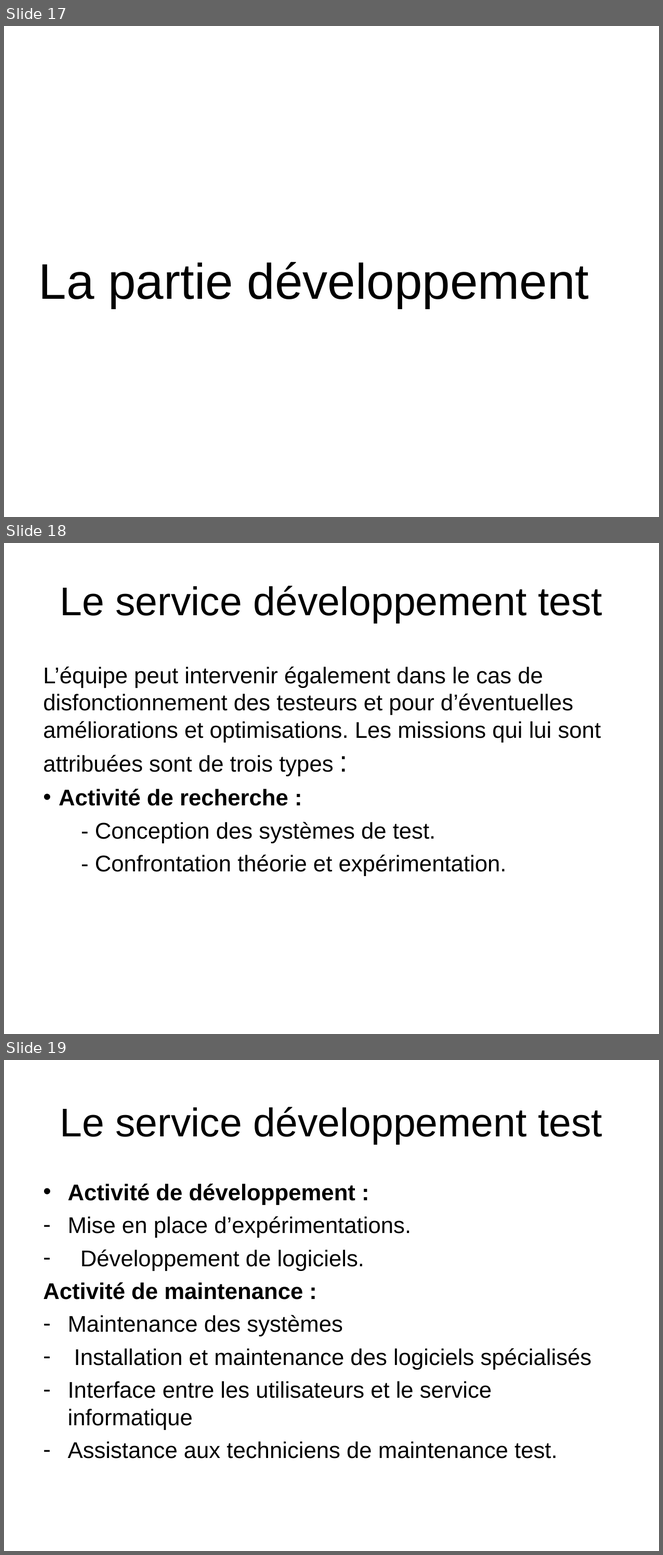
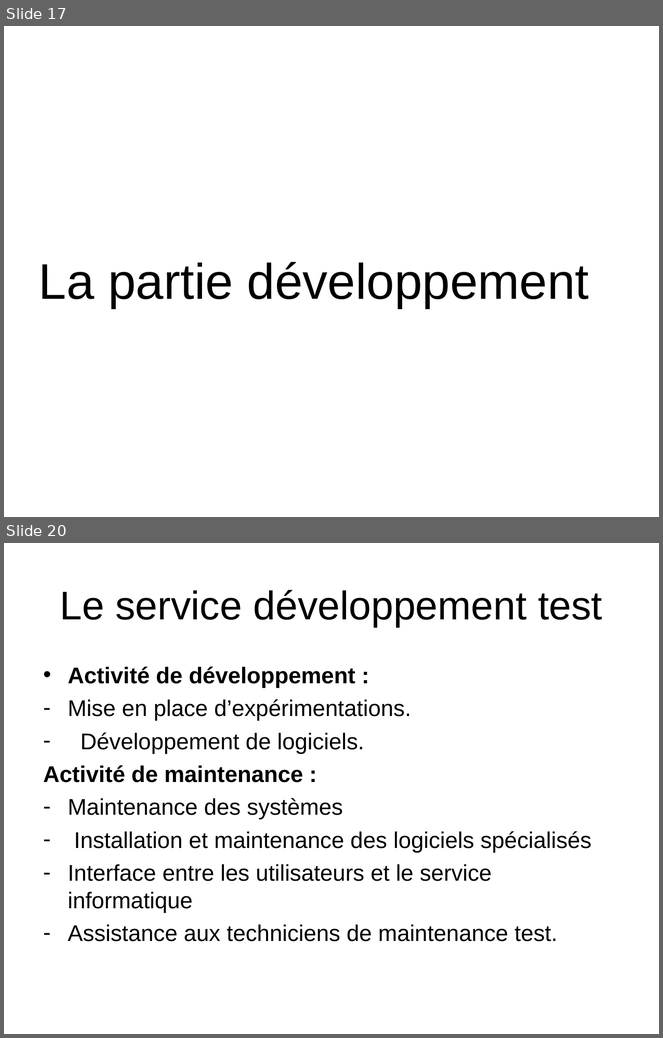
Before and after one commit to HabibAroua/Criminel_dep, a slide deck: documentation/presentation/P1/2734.ppt. Shown one above the other, each under a label of ours: slides 17, 18 and 19 before the commit, slides 17 and 20 after it; the slides between them are not shown. The pictures are 663x1555 and 663x1038 pixels, drawn with LibreOffice and Linux fonts; fonts in the diff are those of the drawing; background and template pictures are left out. Boxes give left, top, right and bottom in pixels: in the first picture for what was removed or moved away, otherwise in the second. Text is boxed around its words. In the diff, an @@ line names an element or a change of style, - is before the commit and + after.

```diff
--- a/documentation/presentation/P1/2734.ppt
+++ b/documentation/presentation/P1/2734.ppt
@@ slide 18 removed at [4,543,659,1034], background picture (left out) @@
@@ title removed at [60,586,603,623] @@
-Le service développement test
@@ text removed at [43,666,601,876] @@
-L’équipe peut intervenir également dans le cas de disfonctionnement des testeurs et pour d’éventuelles améliorations et optimisations. Les missions qui lui sont attribuées sont de trois types :
-• Activité de recherche :
-- Conception des systèmes de test.
-- Confrontation théorie et expérimentation.
@@ what was slide 19 is now slide 20 @@
```
Also in this commit, not shown: 2 slides added.
